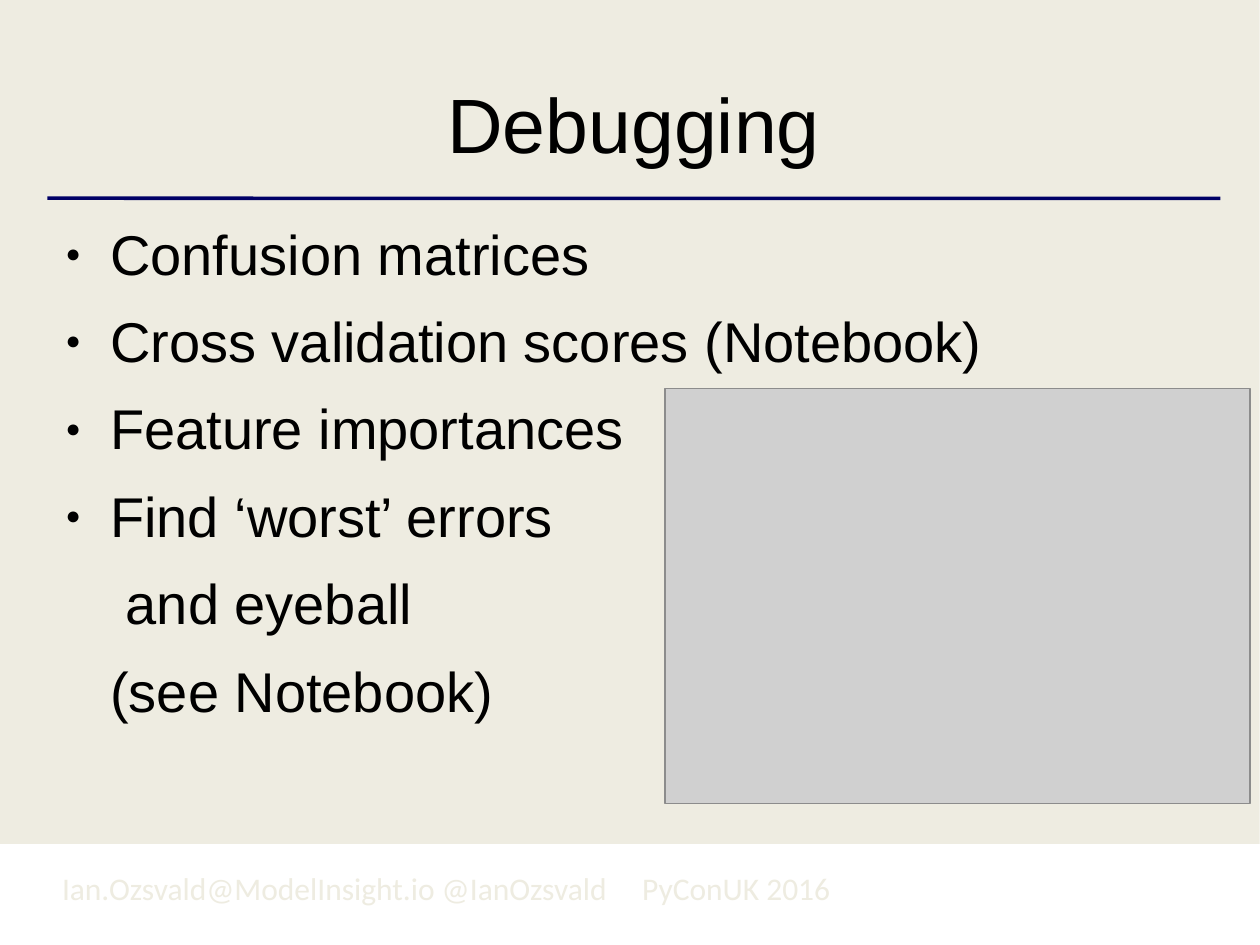
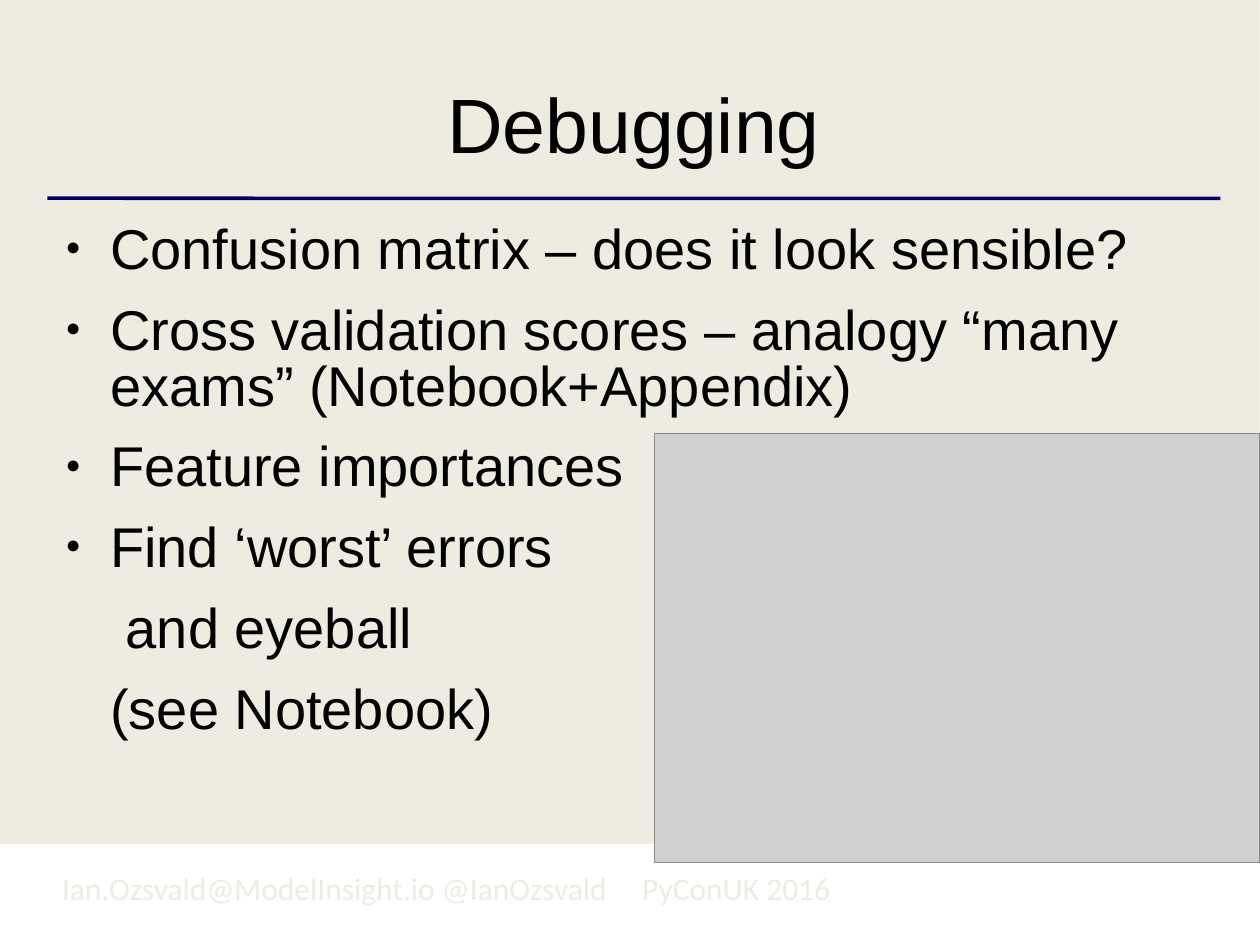
Before and after one commit to ianozsvald/pyconuk_using_sklearn_classification, a slide deck: slide 15 of PyConUK2016_ML_Ian.odp. Drawn at 1260x945 pixels with LibreOffice and Linux fonts; fonts in the diff are those of the drawing; grey boxes stand for pictures; background and template pictures are left out. Boxes give left, top, right and bottom in pixels: in the first picture for what was removed or moved away, otherwise in the second. Text is boxed around its words. In the diff, an @@ line names an element or a change of style, - is before the commit and + after.

```diff
--- a/PyConUK2016_ML_Ian.odp
+++ b/PyConUK2016_ML_Ian.odp
@@ text at box(110, 228, 1128, 416): text changed @@
-● Confusion matrices
-● Cross validation scores (Notebook)
+● Confusion matrix – does it look sensible?
+● Cross validation scores – analogy “many exams” (Notebook+Appendix)
@@ text at box(110, 445, 624, 739): line spacing 0.93 to 0.83 @@
@@ picture: place and size @@
-picture at box(665, 389, 1250, 804)
+picture at box(655, 433, 1260, 863)
```
Also in this commit, not shown: 10 other slides changed, 1 slide added, 2 other files.
